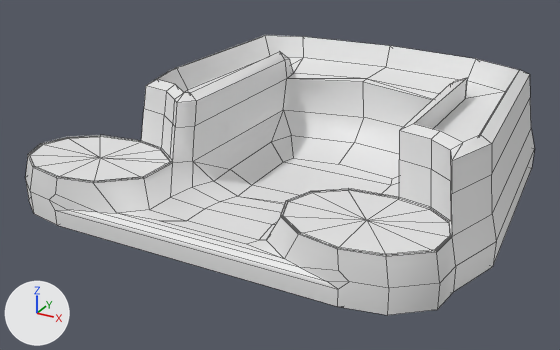
Renders of the FBX model Return of the Symphony/Assets/Art/Models/Island2.fbx from each side of a commit.
Before and after are seen from a 50 mm lens placed at (27.4, -48.6, 24.1), pointed at (-1.9, 4.7, -2.6). Arrows for +X, +Y and +Z are at lower left; the lights stay in place. Mesh edges are drawn as thin lines. Where no turn or scale is listed for an object, it has been applied to the vertices.

Objects in the first picture: 'Island2'.
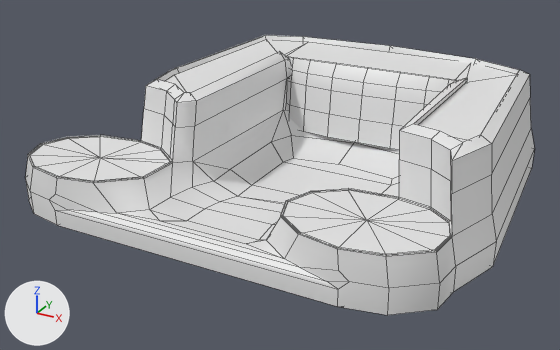
Commit message: Waterfall test voor eiland 2

The change, as a list of edits to the scene's bpy script:
```text
Add me_cylinder_001:
    me_cylinder_001.from_pydata([(-6.9, -0.7, 9.0), (15.1, -0.9, 9.0), (12.5, 0.7, 9.0), (-11.3, 0.6, 9.0), (-8.4, -0.5, 9.0), (14.1, 18.5, 9.0), (15.5, 0.9, 9.0), (10.8, 1.1, 9.0), (10.8, 13.9, 9.0), (-6.9, 13.9, 9.0), (-12.0, 4.1, 9.0), (-11.3, 18.9, 9.0), (-6.4, 14.0, 9.0), (9.8, 14.3, 9.0), (-7.1, 20.2, 9.0), (9.4, 20.4, 9.0)], [], [(0, 9, 11, 10), (14, 11, 9), (4, 0, 10, 3), (8, 5, 15), (8, 7, 6, 5), (7, 2, 1, 6), (9, 12, 14), (15, 13, 8), (12, 13, 15, 14)])
Add me_cylinder_002:
    me_cylinder_002.from_pydata(...)  # 45 vertices, 32 faces; spans x -6.1..9.9, y 12.6..14.3, z -1.6..5.0
Add ob_water:
    ob_water = bpy.data.objects.new('Water', me_cylinder_001)
    ob_water.location = (0.0, 0.0, -4.0)
Add ob_waterfall:
    ob_waterfall = bpy.data.objects.new('Waterfall', me_cylinder_002)
    ob_waterfall.location = (0.0, 0.0, 0.0)
```

What differs and where, as boxes [x1, y1, x2, y2] in the pictures (560 x 350 px):
'Waterfall', added: after [287, 57, 456, 150]
'Water', added: after [165, 40, 516, 142]
